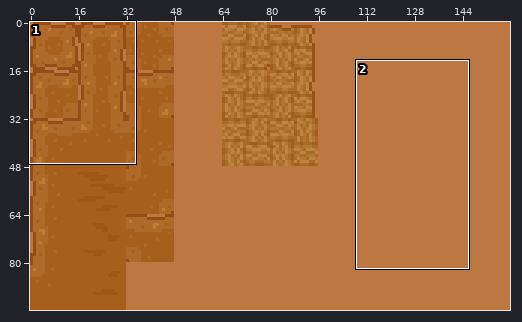
Pixel-art file: Assets/Art/Tilesets/savory/savory aseprite.aseprite. Above: a wide view before the commit, with the close-up outlined.
Close-up. The starting point:
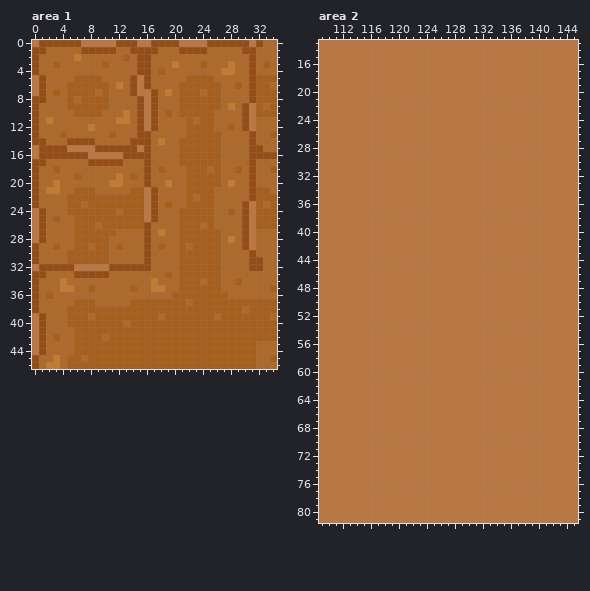
160x96 pixels, 1 frame. Shown: area 1: x 0..34, y 0..46; area 2: x 109..145, y 13..81. The commit also changed other parts of the picture, which this record leaves out.
The same view after the edit:
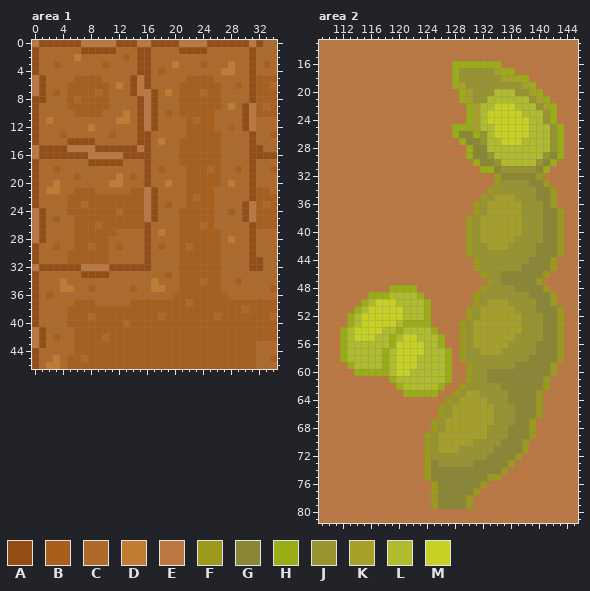
Palette (. is transparent): A #964d15  B #a75f1b  C #af6928  D #c27c31  E #bc7840  F #9c991c  G #8a8633  H #9bad15  J #979430  K #a6a028  L #b0bc2d  M #c6d124
The edit:
Changed rows in their new state; - is an unchanged pixel.
Area 1, layer "tilemap":
first column x 1:
 1 C------------C--C------------C
first column x 1:
14 C------------C
17 C-------------
first column x 1:
26 -----------------------------CA
27 -----------------------------CA
28 -----------------------------CA
29 -----------------------------CA
32 -----A-------------------------
33 C----C-------------------------
first column x 0:
39 AC
40 AC
first column x 0:
44 AC
Area 2, layer "tilemap":
first column x 112:
16 ----------------HHHHHHH---------
17 ----------------HJJJJJKHH-------
18 ----------------HJJJJJJKKHH-----
19 ----------------HKJJJJJJJJKH----
20 -----------------HKJJJLLLJJKH---
21 -----------------HKJJLLLLLLJKH--
22 ------------------HKLLMMMLLLJKH-
23 ------------------HKLMMMMMLLLJH-
24 ------------------HKLMMMMMMLLJH-
25 ----------------HHHKLLMMMMMLLLJH
26 ----------------HGGHJLMMMMMLLLJH
27 -----------------HGGJLLMMMLLLLJH
28 ------------------HGGLLLLLLLLLJH
29 ------------------HGGJLLLLLLLJGH
30 -------------------HGGJLLLLLJGH-
31 --------------------HHGJJJJJGH--
32 ----------------------FGGGGGF---
33 ----------------------FJJJJGGF--
34 ---------------------FJJJJJJGGF-
35 --------------------FJKKKJJJGGF-
36 -------------------FJKKKKKJJJGF-
37 -------------------FJKKKKKJJJGGF
38 ------------------FJKKKKKKJJJGGF
39 ------------------FJKKKKKKJJJGGF
40 ------------------FJKKKKKKJJJGGF
41 ------------------FJKKKKKJJJJGGF
42 ------------------FJJKKKJJJJGGGF
43 ------------------FJJJJJJJJJGGGF
44 -------------------FJJJJJJJGGGF-
45 -------------------FJJJJJJGGGGF-
46 --------------------FJJGGGGGGF--
47 ---------------------FJGGGGGF---
48 -------HHHH---------FJJJJGGGGF--
49 ----HHHLLLLH-------FJJJJJJJGGGF-
50 ---HLMMMLLLLH------FJKKKJJJJGGF-
51 --HLMMMMMLLLH-----FJKKKKKJJJGGGF
52 -HLMMMMMMLLLH-----FJKKKKKKJJJGGF
53 -HLMMMMMLHHHH----FJKKKKKKKJJJGGF
54 HLMMMMLLHLLLLH---FJKKKKKKKJJJGGF
55 HLMMMLLHLMMLLLH--FJKKKKKKJJJJGGF
56 HLLLLLLHMMMMLLH--FJKKKKKJJJJGGGF
57 HLLLLLHLMMMMLLLH-FJJKKKJJJJJGGGF
58 HLLLLLHLMMMLLLLH-FJJJJJJJJJGGGGF
59 -HLLLLHLMMMLLLLH--FJJJJJJGGGGGF-
60 --HHHHHLMMLLLLLH--FJJGGGGGGGGGF-
61 -------HLLLLLLLH--FJJGGGGGGGGF--
62 --------HLLLLLH--FJJJJJGGGGGGF--
63 ---------HHHHH--FJKKJJJJGGGGF---
64 ---------------FJKKKKJJJGGGGF---
65 --------------FJKKKKKKJJJGGGF---
66 --------------FJKKKKKKJJJGGGF---
67 -------------FJKKKKKKKJJJGGF----
68 -------------FJKKKKKKJJJGGGF----
69 ------------FJKKKKKKKJJJGGGF----
70 ------------FJKKKKKJJJJGGGF-----
71 ------------FJKKKJJJJJGGGGF-----
72 ------------FJJJJJJJJGGGGF------
73 ------------FGJJJJJGGGGGF-------
74 ------------FGGGGGGGGGGF--------
75 ------------FGGGGGGGGFF---------
76 -------------FGGGGGGF-----------
77 -------------FGGGGGF------------
78 -------------FGGGGF-------------
79 -------------FGGGGF-------------
